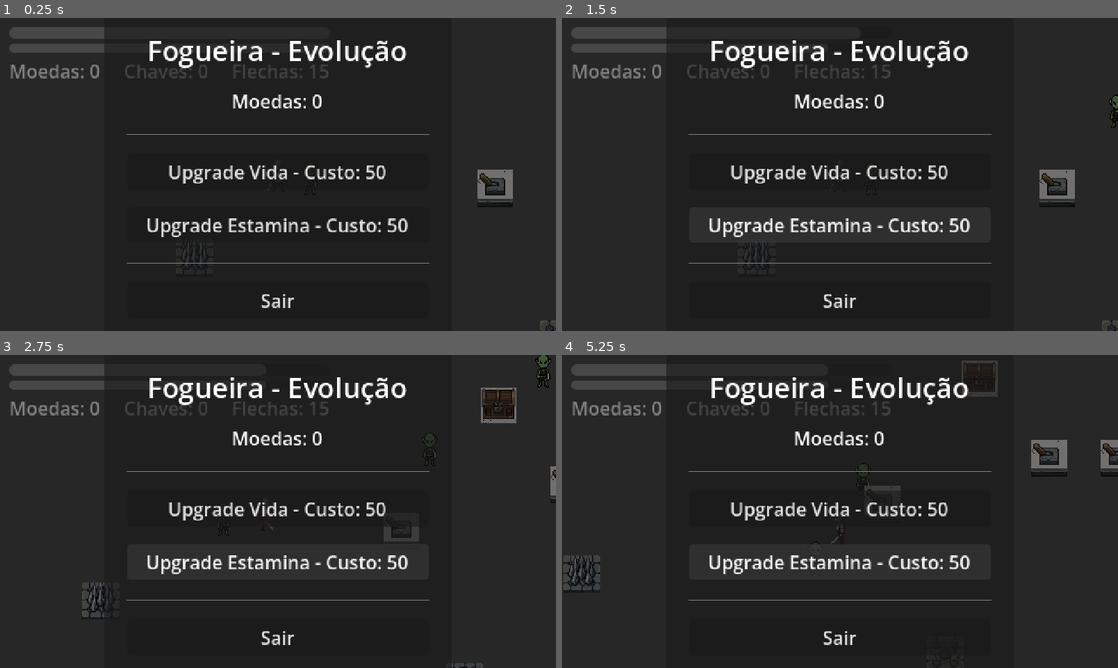
Above: before the commit, frames 1-4 (two rows, left to right).
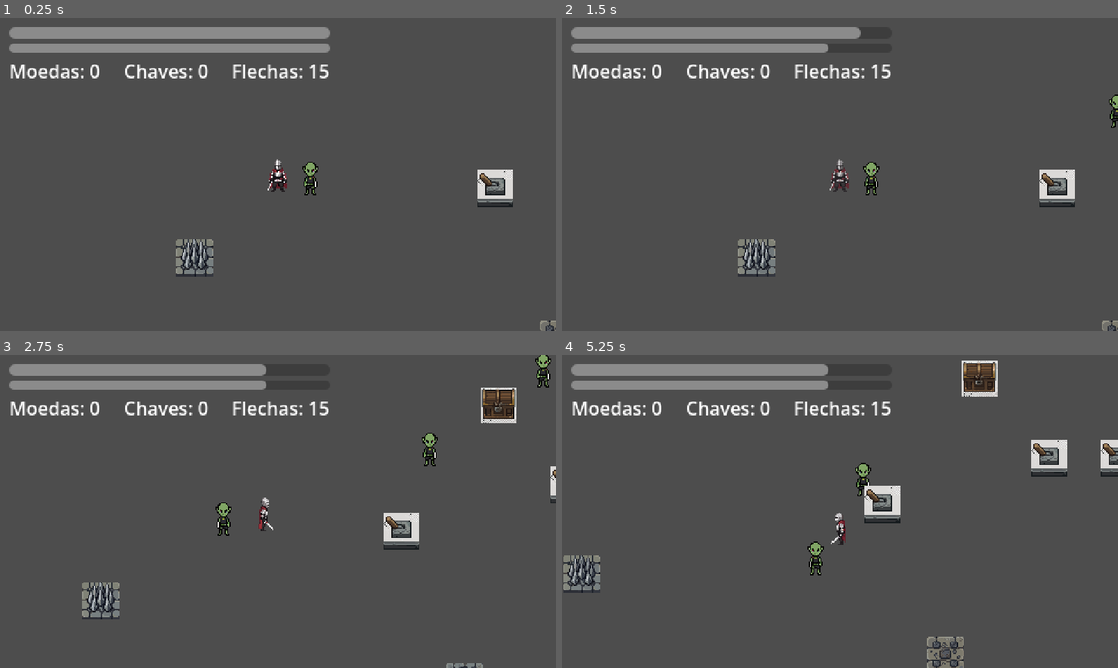
Above: after the commit, the same moments.

Repository: Rainer5259/holy-diver
Game: Godot game, scene res://scenes/levels/main_dungeon.tscn
The game is run twice, just before and just after one commit, with the same random seed, the same clock (stepped at 60 frames per second) and the same inputs.
Inputs (mouse positions are in pixels of both pictures, inside the frame that each line leads up to):
- Up to frame 1 (0.25 s): no input
- Up to frame 2 (1.5 s): click (840, 171) at 0.5 s, where only the run before the commit has a clickable "Upgrade Vida - Custo: 50"; click (840, 224) at 1.25 s, where only the run before the commit has a clickable "Upgrade Estamina - Custo: 50"
- Up to frame 3 (2.75 s): hold D (move_right) from 2.03 s (still down); tap J (attack) at 2.1 s
- Up to frame 4 (5.25 s): release D (move_right) at 2.78 s; hold S (move_down) 2.78-3.53 s; tap one key every 0.75 s from 2.85 s: Space (dodge) E (interact) K (shoot) J (attack); hold D (move_right) 3.53-4.28 s; hold W (move_up) 4.28-5.03 s; hold A (move_left) from 5.03 s (still down)

The runs differ from the first frame. In frame 1, 99% of the frame differs, in the area x 0-100%, y 0-100%; in frame 2, 99%; in frame 3, 99%; in frame 4, 99%.
Error before the commit: Parse Error: Class "BonfireMenu" hides an autoload singleton. (res://scripts/ui/bonfire_menu.gd:2)

Commit message:
fix: resolve naming conflict between BonfireMenu class and autoload

Diff:
--- a/scripts/ui/bonfire_menu.gd
+++ b/scripts/ui/bonfire_menu.gd
@@ -1,5 +1,4 @@
 ## Bonfire Menu UI — Allows player to buy upgrades.
-class_name BonfireMenu
 extends CanvasLayer
 
 @onready var coin_label: Label = %CoinLabel
